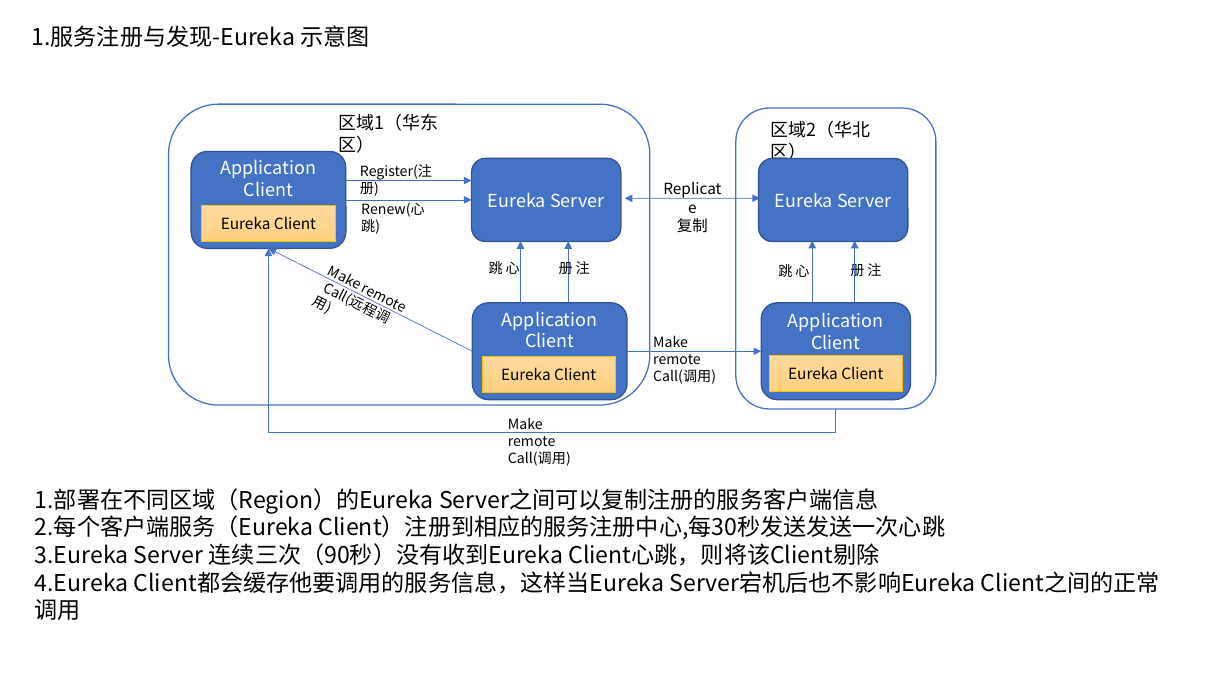
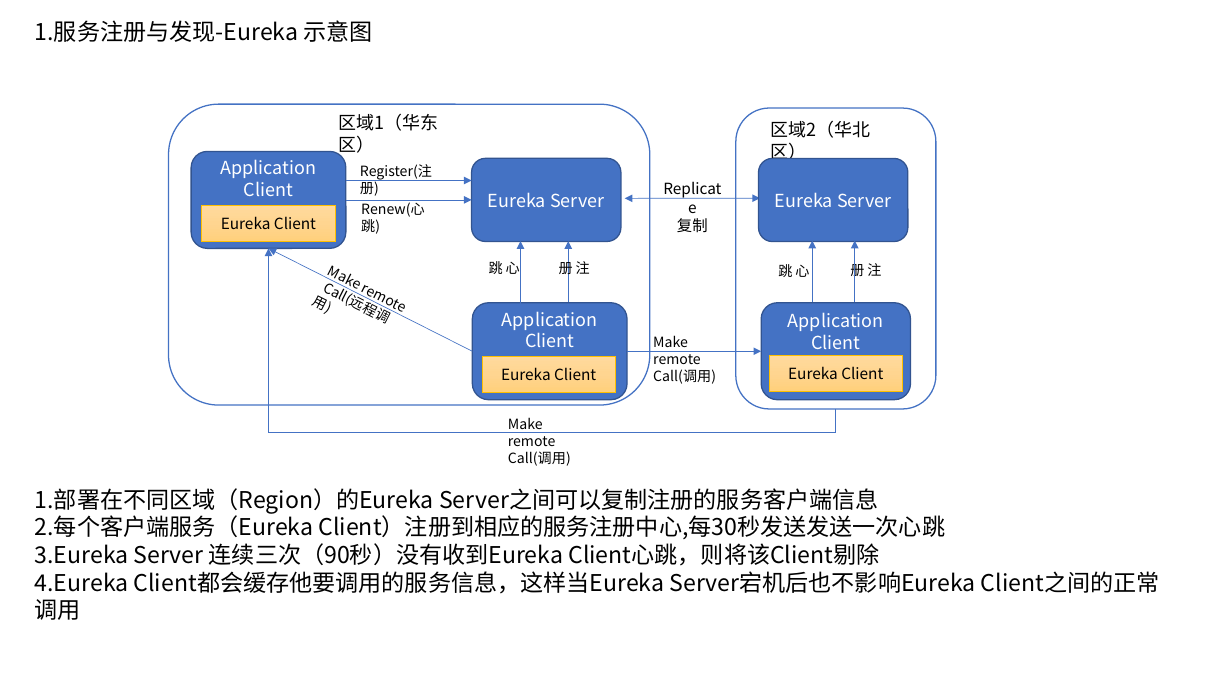
Before and after one commit to adwyxx/Node, a slide deck: slide 1 of SpringCloud Note.pptx. Drawn at 1232x693 pixels with LibreOffice and Linux fonts; fonts in the diff are those of the drawing. Boxes give left, top, right and bottom in pixels: in the first picture for what was removed or moved away, otherwise in the second. Text is boxed around its words. In the diff, an @@ line names an element or a change of style, - is before the commit and + after.

```diff
--- a/SpringCloud Note.pptx
+++ b/SpringCloud Note.pptx
@@ text "1.服务注册与发现-Eureka 示意图": place and size @@
-text "1.服务注册与发现-Eureka 示意图" at box(32, 25, 369, 47)
+text "1.服务注册与发现-Eureka 示意图" at box(35, 20, 372, 42)
```
Also in this commit, not shown: 1 slide added, 1 slide removed, 2 other files.
